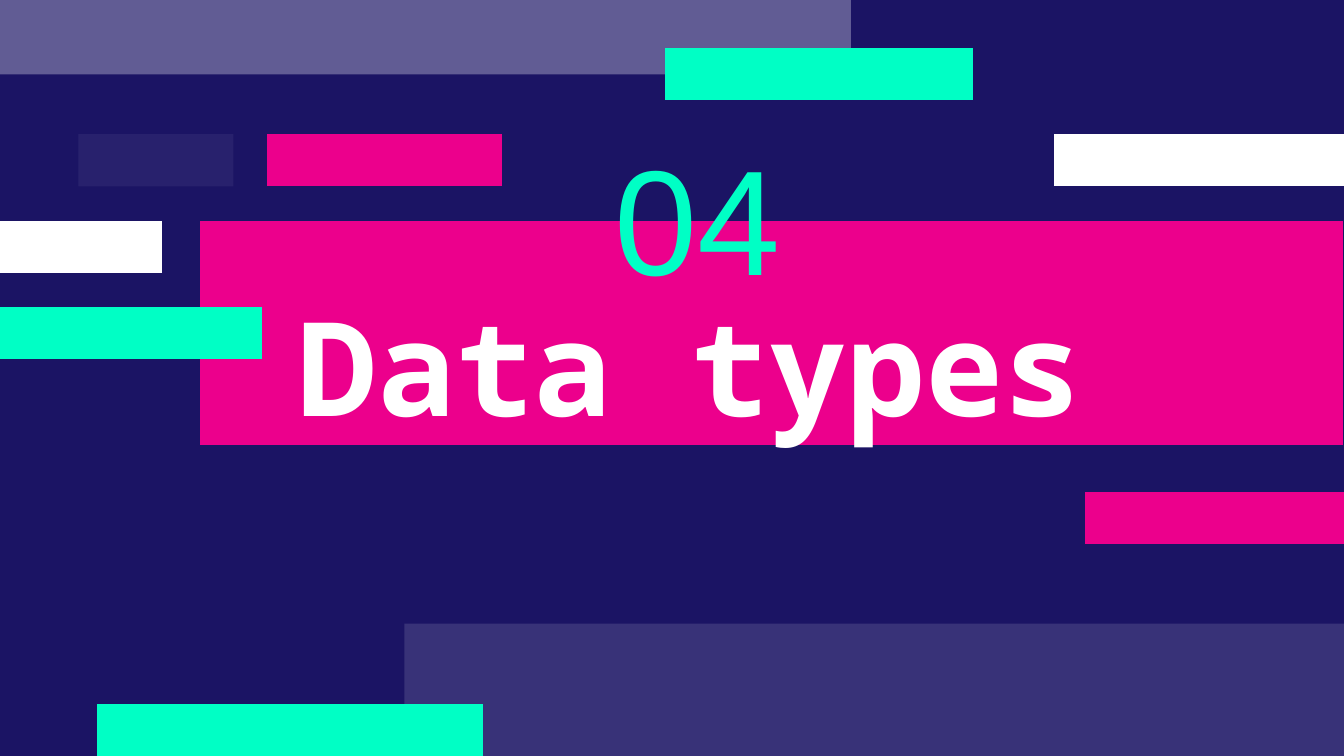
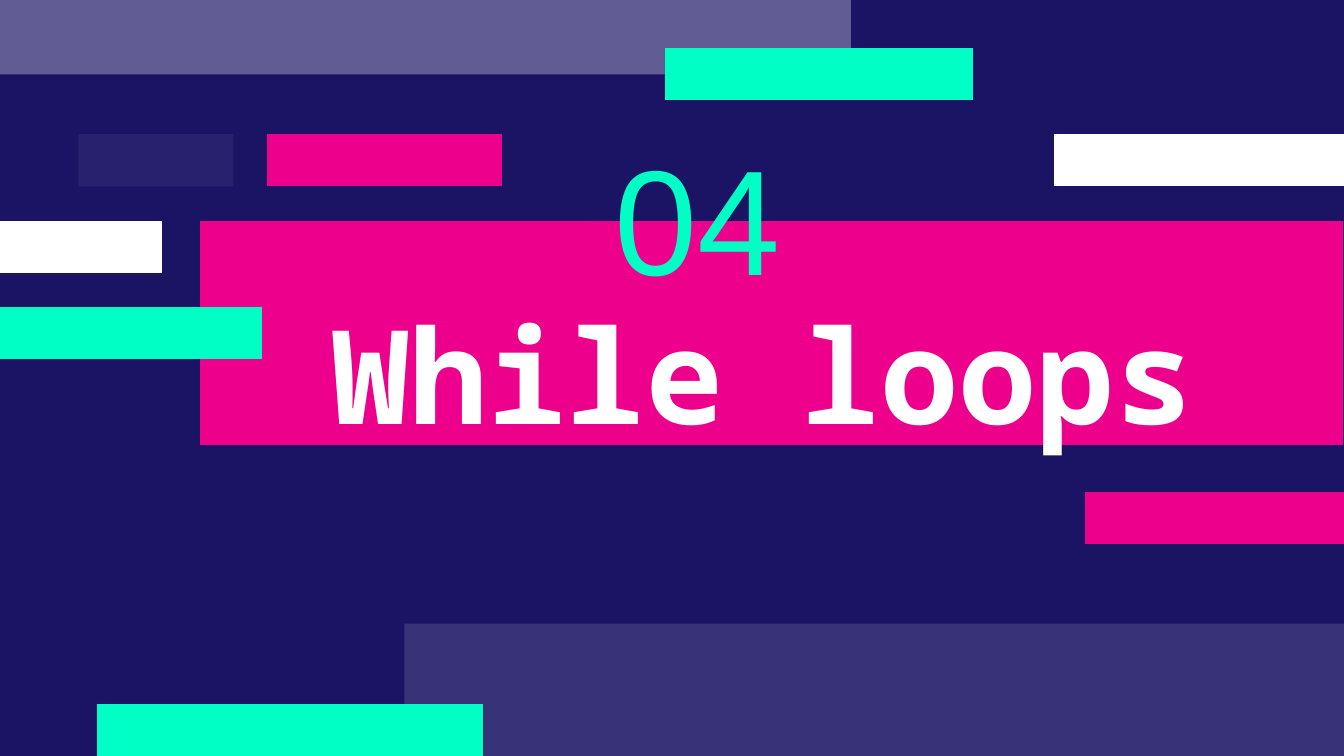
Before and after one commit to deepblue597/python_tutorial, a slide deck: slide 17 of lesson 2/Lesson 2 Python.pptx. Drawn at 1344x756 pixels with LibreOffice and Linux fonts; fonts in the diff are those of the drawing. Boxes give left, top, right and bottom in pixels: in the first picture for what was removed or moved away, otherwise in the second. Text is boxed around its words. In the diff, an @@ line names an element or a change of style, - is before the commit and + after.

```diff
--- a/lesson 2/Lesson 2 Python.pptx
+++ b/lesson 2/Lesson 2 Python.pptx
@@ title at box(332, 322, 1194, 458): text changed @@
-Data types
+While loops
```
Also in this commit, not shown: 3 slides added, 3 slides removed, 3 other files.
